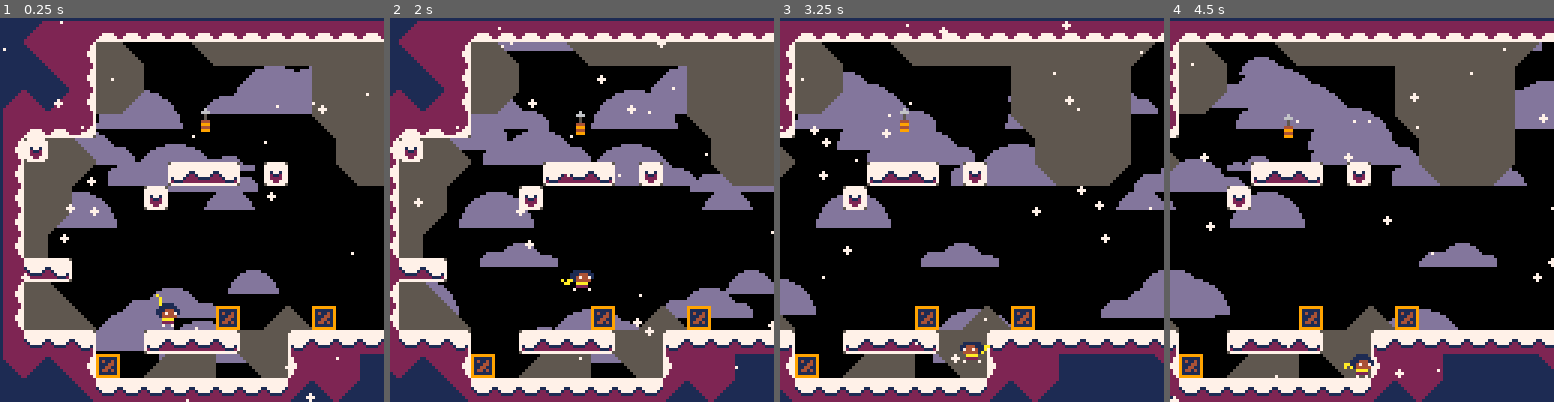
Above: before the commit, frames 1-4 (left to right).
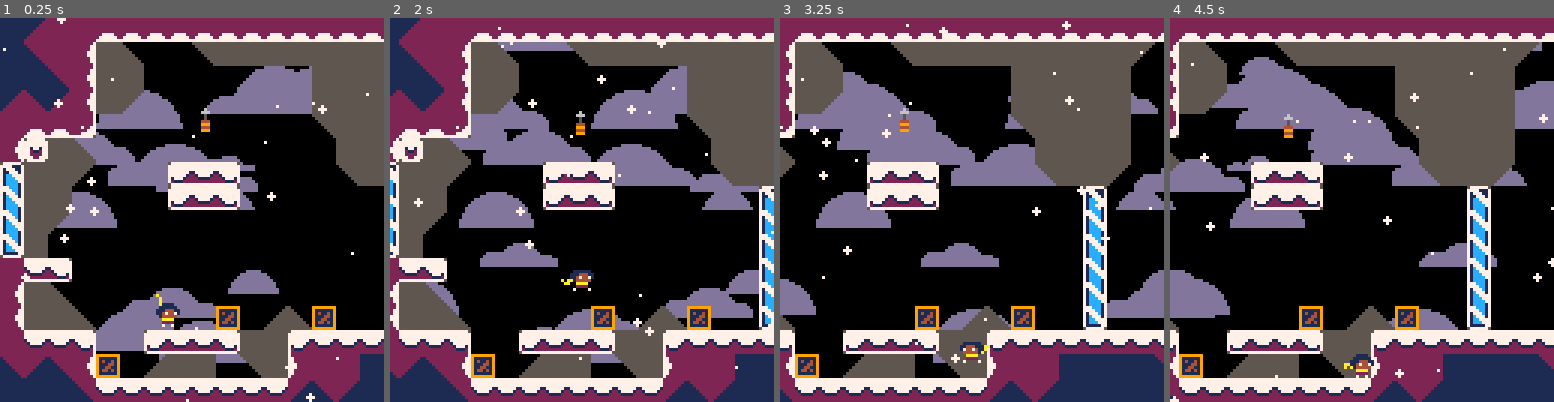
Above: after the commit, the same moments.

Repository: ExOK/Celeste2
Game: PICO-8 cartridge celeste2.p8
Same seed, same stepped clock (60 frames per second), same inputs: the game is played once before the commit and once after it.
Inputs:
- Up to frame 1 (0.25 s): no input
- Up to frame 2 (2 s): tap X (X key) at 0.33, 1.07, 1.85 s; tap O (Z key) at 0.7, 1.7 s; hold Right from 1.6 s (still down)
- Up to frame 3 (3.25 s): release Right at 2.1 s; tap O (Z key) at 2.1, 2.5, 2.9 s; hold Up 2.15-2.42 s; hold Right 2.47-3.03 s; tap X (X key) at 2.97 s; hold Left from 3.08 s (still down)
- Up to frame 4 (4.5 s): tap O (Z key) at 3.3, 3.7, 4.1 s; release Left at 3.58 s; hold Down 3.63-3.97 s; hold Right from 4.02 s (still down); tap X (X key) at 4.08 s

The runs differ from the first frame. In frame 1, 4.2% of the frame differs, in the area x 0-100%, y 0-89%; in frame 2, 4.4%; in frame 3, 5.0%; in frame 4, 5.1%, in the area x 0-100%, y 0-82%.

Commit message:
ice walls

Diff:
--- a/celeste2.p8
+++ b/celeste2.p8
@@ -163,11 +163,6 @@
 		snow[i].x += (4 - i % 4)
 		snow[i].y += sin(time() * 0.25 + i * 0.1)
 	end
-
-	rectfill(-1000, -1000, 0, 1000, 1)
-	rectfill(-1000, -1000, 1000, 0, 1)
-	rectfill(256, -1000, 1000, 1000, 1)
-	rectfill(-1000, 128, 1000, 1000, 1)
 
 	-- debug
 	-- camera(0, 0)
@@ -265,24 +260,24 @@
 71777122221111222217771791414419009990000000000000000000000000000000000000000000000000000000000000000000000000000000000000000000
 72111222222222222221112791111119004440000000000000000000000000000000000000000000000000000000000000000000000000000000000000000000
 72222222222222222222222799999999009990000000000000000000000000000000000000000000000000000000000000000000000000000000000000000000
-72222222222222222222222757777775000000000000000022222222222222225555555555555555555555550000000000000000000000000000000000000000
-77222222222222222222227777777777000000000000000022222221122222225555555555555550055555550000000000000000000000000000000000000000
-77222222222222222222227777777777000000000000000022222211112222225555555555555500005555550000000000000000000000000000000000000000
-77722222222222222222277777177177000000000000000022222111111222225555555555555000000555550000000000000000000000000000000000000000
-77722222222222222222277777211277000000000000000022221111111122225555555555550000000055550000000000000000000000000000000000000000
-77222222222222222222227777222277000000000000000022211111111112225555555555500000000005550000000000000000000000000000000000000000
-77222222222222222222227777722777000000000000000022111111111111225555555555000000000000550000000000000000000000000000000000000000
-72222222222222222222222757777775000000000000000021111111111111125555555550000000000000050000000000000000000000000000000000000000
-72222222222222222222222757777777777777777777777521111111111111121111111150000000000000050000000000000000000000000000000000000000
-72222222222222222222222777777777777777777777777722111111111111221111111155000000000000550000000000000000000000000000000000000000
-72222722222222222222222777777777777777777777777722211111111112221111111155500000000005550000000000000000000000000000000000000000
-72222222222222222222222777777771177777711777777722221111111122221111111155550000000055550000000000000000000000000000000000000000
-77222222222222222227227777777712217777122177777722222111111222221111111155555000000555550000000000000000000000000000000000000000
-77722222227777222222277771777122221111222217771722222211112222221111111155555500005555550000000000000000000000000000000000000000
-77777222277777722227777772111222222222222221112722222221122222221111111155555550055555550000000000000000000000000000000000000000
-57777777777777777777777557777777777777777777777522222222222222221111111155555555555555550000000000000000000000000000000000000000
+72222222222222222222222757777775000000000000000022222222222222225555555555555555555555555777777777777777777777750000000000000000
+77222222222222222222227777777777000000000000000022222221122222225555555555555550055555557771111177711111777111170000000000000000
+77222222222222222222227777777777000000000000000022222211112222225555555555555500005555557777111117771111177711170000000000000000
+77722222222222222222277777177177000000000000000022222111111222225555555555555000000555557177711111777111117771170000000000000000
+777222222222222222222777772112770000000000000000222211111111222255555555555500000000555571c777ccccc777ccccc777170000000000000000
+772222222222222222222277772222770000000000000000222111111111122255555555555000000000055571cc777ccccc777ccccc77770000000000000000
+77222222222222222222227777722777000000000000000022111111111111225555555555000000000000557111177711111777111117770000000000000000
+72222222222222222222222757777775000000000000000021111111111111125555555550000000000000055777777777777777777777750000000000000000
+722222222222222222222227577777777777777777777775211111111111111211111111500000000000000557777775777ccc17777ccc170000000000000000
+7222222222222222222222277777777777777777777777772211111111111122111111115500000000000055777711177777cc177777cc170000000000000000
+72222722222222222222222777777777777777777777777722211111111112221111111155500000000005557177711771777c1771777c170000000000000000
+72222222222222222222222777777771177777711777777722221111111122221111111155550000000055557117771771c7771771c777170000000000000000
+772222222222222222272277777777122177771221777777222221111112222211111111555550000005555571cc777771cc777771cc77770000000000000000
+777222222277772222222777717771222211112222177717222222111122222211111111555555000055555571ccc77771ccc77771ccc7770000000000000000
+777772222777777222277777721112222222222222211127222222211222222211111111555555500555555571cccc7771cccc77711111770000000000000000
+577777777777777777777775577777777777777777777775222222222222222211111111555555555555555571cccc1771cccc17577777750000000000000000
 __gff__
-0003000000000000000000000000000003030300000000000000000000000000030303030000030301010100000000000303030303030303010101000000000000000000000000000000000000000000000000000000000000000000000000000000000000000000000000000000000000000000000000000000000000000000
+0003000000000000000000000000000003030300000000000000000000000000030303030000030301010107070700000303030303030303010101070707000000000000000000000000000000000000000000000000000000000000000000000000000000000000000000000000000000000000000000000000000000000000
 0000000000000000000000000000000000000000000000000000000000000000000000000000000000000000000000000000000000000000000000000000000000000000000000000000000000000000000000000000000000000000000000000000000000000000000000000000000000000000000000000000000000000000
 __map__
 3837212131313131313131313131313131313131313131313131313131313136000000000000000000000000000000000000000000000000000000000000000000000000000000000000000000000000000000000000000000000000000000000000000000000000000000000000000000000000000000000000000000000000
@@ -291,13 +286,13 @@
 3736372228290000000000000028282828280000000000000000000000000020000000000000000000000000000000000000000000000000000000000000000000000000000000000000000000000000000000000000000000000000000000000000000000000000000000000000000000000000000000000000000000000000
 213131320000000014000000002a282828280000000000000000000000000020000000000000000000000000000000000000000000000000000000000000000000000000000000000000000000000000000000000000000000000000000000000000000000000000000000000000000000000000000000000000000000000000
 2223283900000000000000000000282828280000000000000000000000000020000000000000000000000000000000000000000000000000000000000000000000000000000000000000000000000000000000000000000000000000000000000000000000000000000000000000000000000000000000000000000000000000
-22282829000000333435002300002a2828290000000000000000000000000020000000000000000000000000000000000000000000000000000000000000000000000000000000000000000000000000000000000000000000000000000000000000000000000000000000000000000000000000000000000000000000000000
-2228280000002300000000000000000000000000000000000000000000000020000000000000000000000000000000000000000000000000000000000000000000000000000000000000000000000000000000000000000000000000000000000000000000000000000000000000000000000000000000000000000000000000
-2228290000000000000000000000000000000000000000000000000000000020000000000000000000000000000000000000000000000000000000000000000000000000000000000000000000000000000000000000000000000000000000000000000000000000000000000000000000000000000000000000000000000000
-2228000000000000000000000000000000000000000000000000000000000020000000000000000000000000000000000000000000000000000000000000000000000000000000000000000000000000000000000000000000000000000000000000000000000000000000000000000000000000000000000000000000000000
-2134350000000002000000000000000000000000000000000000000000000020000000000000000000000000000000000000000000000000000000000000000000000000000000000000000000000000000000000000000000000000000000000000000000000000000000000000000000000000000000000000000000000000
-2228390000000000000000000000000000000000000000000000000000000020000000000000000000000000000000000000000000000000000000000000000000000000000000000000000000000000000000000000000000000000000000000000000000000000000000000000000000000000000000000000000000000000
-22282839000000000013003a3913000000000000000000000000000000000020000000000000000000000000000000000000000000000000000000000000000000000000000000000000000000000000000000000000000000000000000000000000000000000000000000000000000000000000000000000000000000000000
+3b282829000000333435000000002a2828290000000000000000000000000020000000000000000000000000000000000000000000000000000000000000000000000000000000000000000000000000000000000000000000000000000000000000000000000000000000000000000000000000000000000000000000000000
+3c2828000000003334350000000000003b000000000000000000000000000020000000000000000000000000000000000000000000000000000000000000000000000000000000000000000000000000000000000000000000000000000000000000000000000000000000000000000000000000000000000000000000000000
+3c2829000000000000000000000000003c000000000000000000000000000020000000000000000000000000000000000000000000000000000000000000000000000000000000000000000000000000000000000000000000000000000000000000000000000000000000000000000000000000000000000000000000000000
+3d2800000000000000000000000000003c000000000000000000000000000020000000000000000000000000000000000000000000000000000000000000000000000000000000000000000000000000000000000000000000000000000000000000000000000000000000000000000000000000000000000000000000000000
+213435000000000200000000000000003c000000000000000000000000000020000000000000000000000000000000000000000000000000000000000000000000000000000000000000000000000000000000000000000000000000000000000000000000000000000000000000000000000000000000000000000000000000
+222839000000000000000000000000003c000000000000000000000000000020000000000000000000000000000000000000000000000000000000000000000000000000000000000000000000000000000000000000000000000000000000000000000000000000000000000000000000000000000000000000000000000000
+22282839000000000013003a391300003d000000000000000000000000000020000000000000000000000000000000000000000000000000000000000000000000000000000000000000000000000000000000000000000000000000000000000000000000000000000000000000000000000000000000000000000000000000
 2111111200003334343528281011111111111111111111111111111111111126000000000000000000000000000000000000000000000000000000000000000000000000000000000000000000000000000000000000000000000000000000000000000000000000000000000000000000000000000000000000000000000000
 2726272213003a2828002a282021213838383827212121212638383838383838000000000000000000000000000000000000000000000000000000000000000000000000000000000000000000000000000000000000000000000000000000000000000000000000000000000000000000000000000000000000000000000000
 3838382711111111111111112627263838383838382721263838383838383838000000000000000000000000000000000000000000000000000000000000000000000000000000000000000000000000000000000000000000000000000000000000000000000000000000000000000000000000000000000000000000000000
--- a/player.lua
+++ b/player.lua
@@ -13,6 +13,7 @@
 player.grapple_wave = 0
 player.grapple_boost = false
 player.t_grapple_cooldown = 0
+player.grapple_ice_timer = 0
 
 player.state = 0
 player.frame = 0
@@ -41,21 +42,23 @@
 
 end
 
+-- 0 = nothing, 1 = solid, 2 = ice
 player.grapple_check = function(self, x, y)
-	if (fget(room_tile_at(flr(x / 8), flr(y / 8)), 1)) then
+	local tile = room_tile_at(flr(x / 8), flr(y / 8))
+	if (fget(tile, 1)) then
 		self.grapple_hit = nil
-		return true
+		return fget(tile, 2) and 2 or 1
 	end
 
 	for i=1,#objects do
 		local o = objects[i]
 		if (o.geom == g_solid and o:contains(x, y)) then
 			self.grapple_hit = on_collide_x
-			return true
-		end
-	end
-
-	return false
+			return 1
+		end
+	end
+
+	return 0
 end
 
 -- Jumps
@@ -164,13 +167,17 @@
 
 		-- grapple movement
 		for i = 1, 12 do
-			if (self:grapple_check(self.grapple_x + self.grapple_dir, self.grapple_y)) then
+			local hit = self:grapple_check(self.grapple_x + self.grapple_dir, self.grapple_y)
+			if (hit == 0) then
+				self.grapple_x += self.grapple_dir
+			elseif (hit == 1) then
 				self.state = 2
 				self.grapple_wave = 2
 				self.grapple_boost = false
 				freeze_time = 2
 			else
-				self.grapple_x += self.grapple_dir
+				self.grapple_ice_timer = 0
+				self.state = 3
 			end
 		end
 
@@ -215,6 +222,13 @@
 			end
 		end
 
+	-- grapple hit ice
+	elseif (self.state == 3) then
+		self.grapple_ice_timer += 1
+		self.grapple_wave = 3
+		if (self.grapple_ice_timer > 5) then
+			self.state = 0
+		end
 	end
 
 	-- apply
